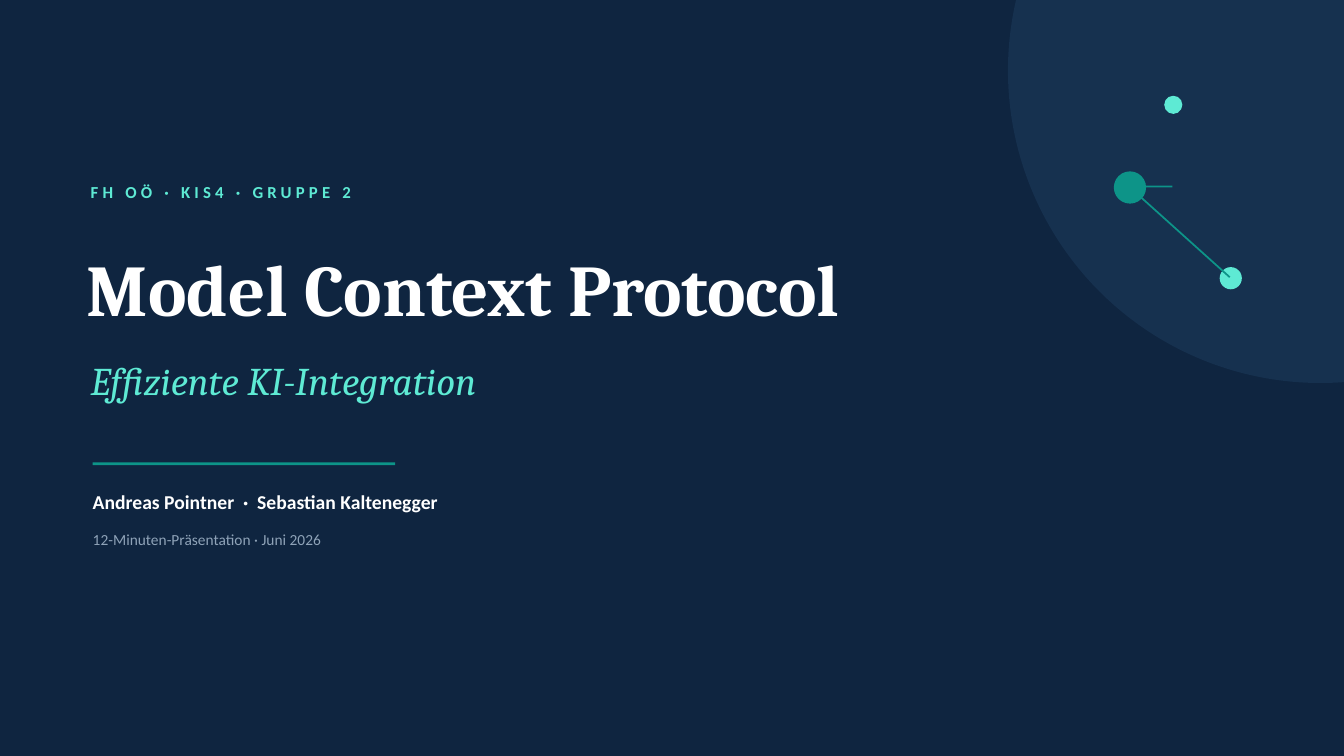
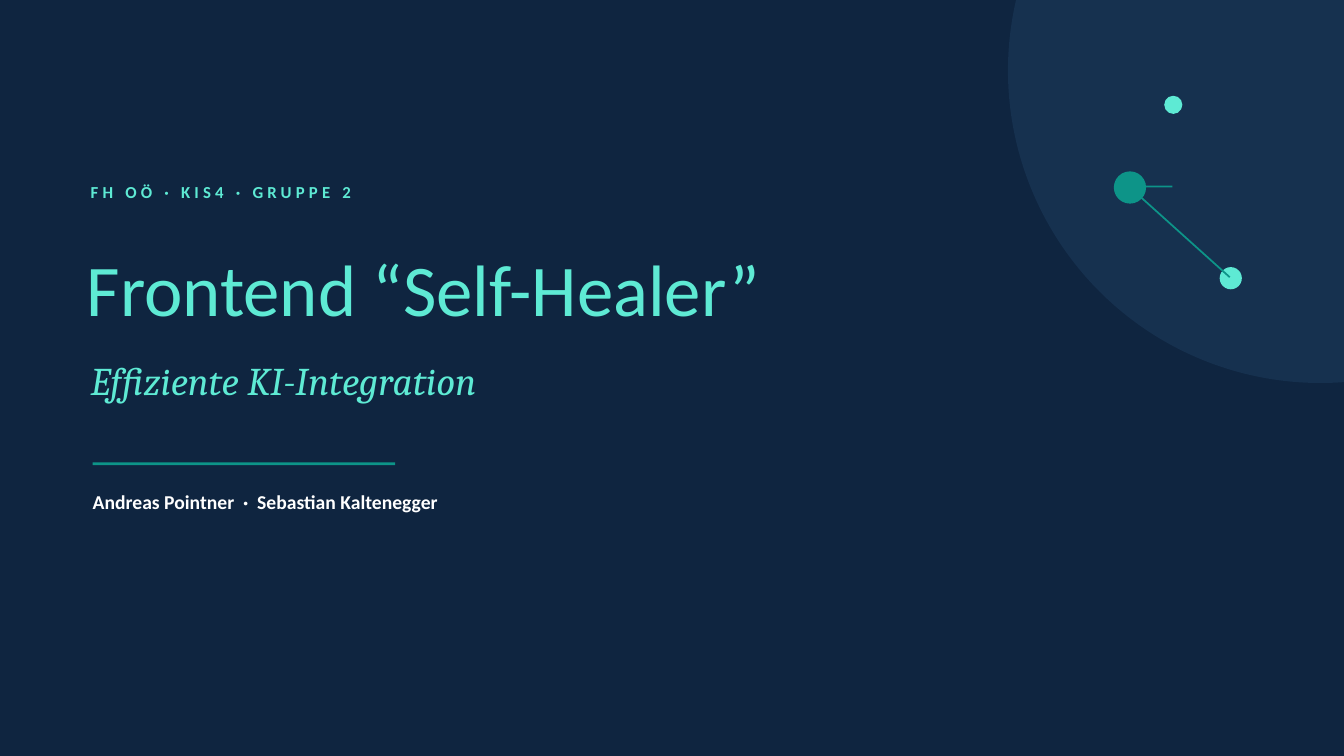
Before and after one commit to kis4-2026ss/projekt-bb-g2-pointner-kaltenegger, a slide deck: slide 1 of MCP_Praesentation.pptx _new.pptx. Drawn at 1344x756 pixels with LibreOffice and Linux fonts; fonts in the diff are those of the drawing. Boxes give left, top, right and bottom in pixels: in the first picture for what was removed or moved away, otherwise in the second. Text is boxed around its words. In the diff, an @@ line names an element or a change of style, - is before the commit and + after.

```diff
--- a/MCP_Praesentation.pptx _new.pptx
+++ b/MCP_Praesentation.pptx _new.pptx
@@ text at bbox=[87, 263, 760, 317]: text changed; font Cambria to Calibri; text colour #FFFFFF to #5EEAD4; bold off @@
-Model Context Protocol
+Frontend “Self-Healer”
@@ text removed at bbox=[93, 534, 321, 545] @@
-12-Minuten-Präsentation · Juni 2026
```
Also in this commit, not shown: 1 other slide changed, 1 slide removed.
